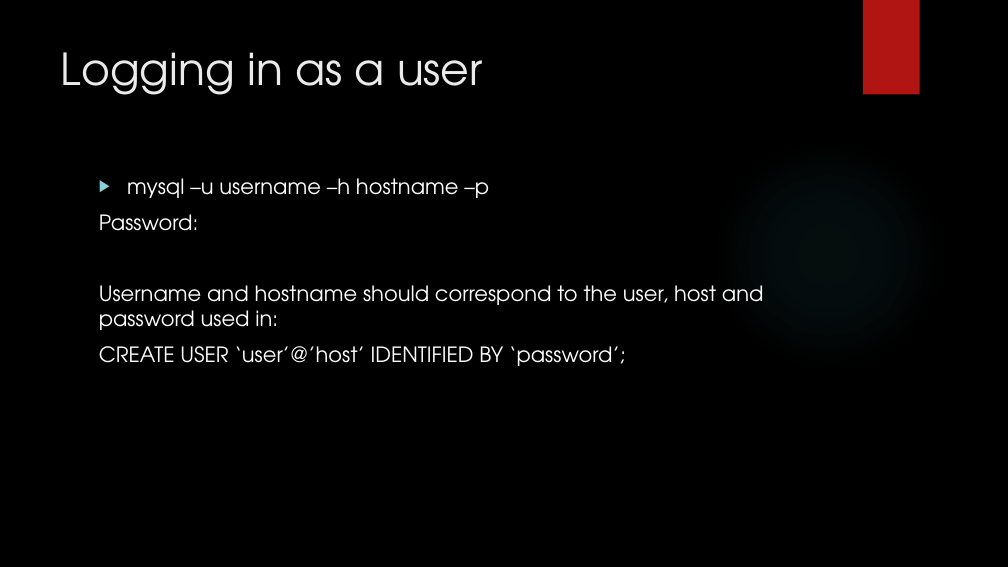
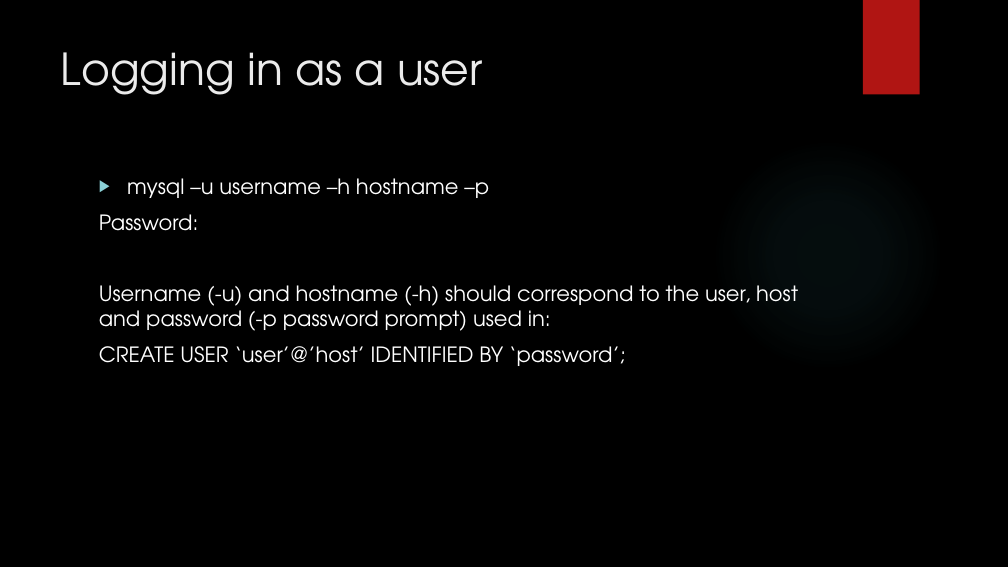
Before and after one commit to zedfoxus/database-bootcamp, a slide deck: slide 60 of Presentation/Database-Bootcamp-Presentation.pptx. Drawn at 1008x567 pixels with LibreOffice and Linux fonts; fonts in the diff are those of the drawing; background and template pictures are left out. Boxes give left, top, right and bottom in pixels: in the first picture for what was removed or moved away, otherwise in the second. Text is boxed around its words. In the diff, an @@ line names an element or a change of style, - is before the commit and + after.

Commit message:
User privileges and reset password

```diff
--- a/Presentation/Database-Bootcamp-Presentation.pptx
+++ b/Presentation/Database-Bootcamp-Presentation.pptx
@@ text at (99,285,798,331): text changed @@
-Username and hostname should correspond to the user, host and password used in:
+Username (-u) and hostname (-h) should correspond to the user, host and password (-p password prompt) used in:
```
Also in this commit, not shown: 1 other slide changed, 4 slides added.
